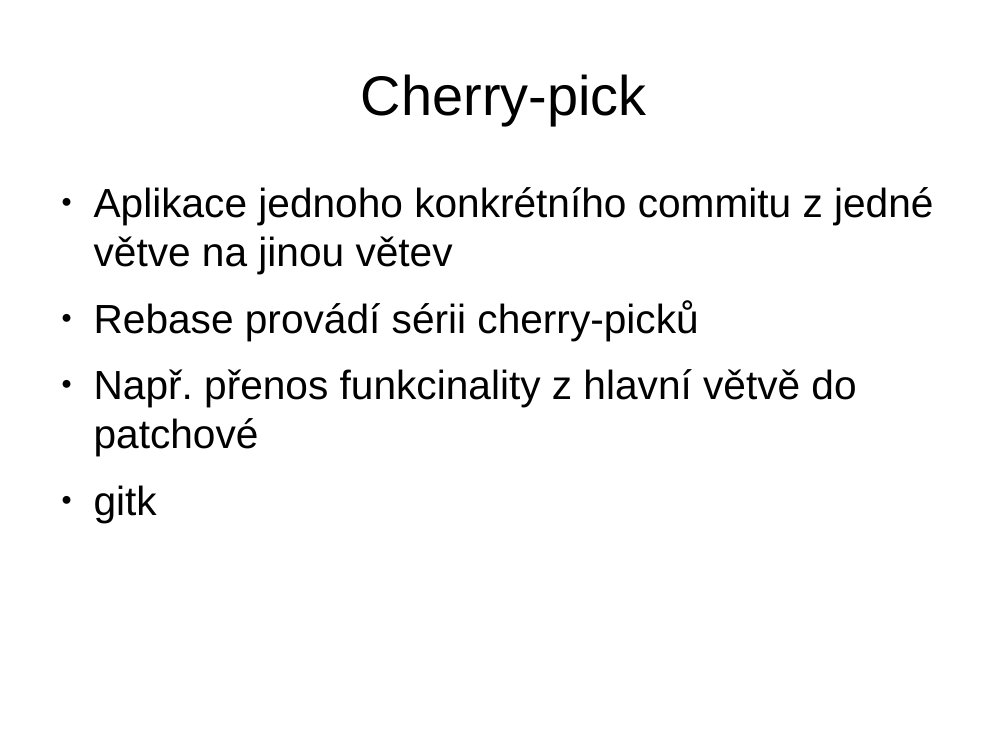
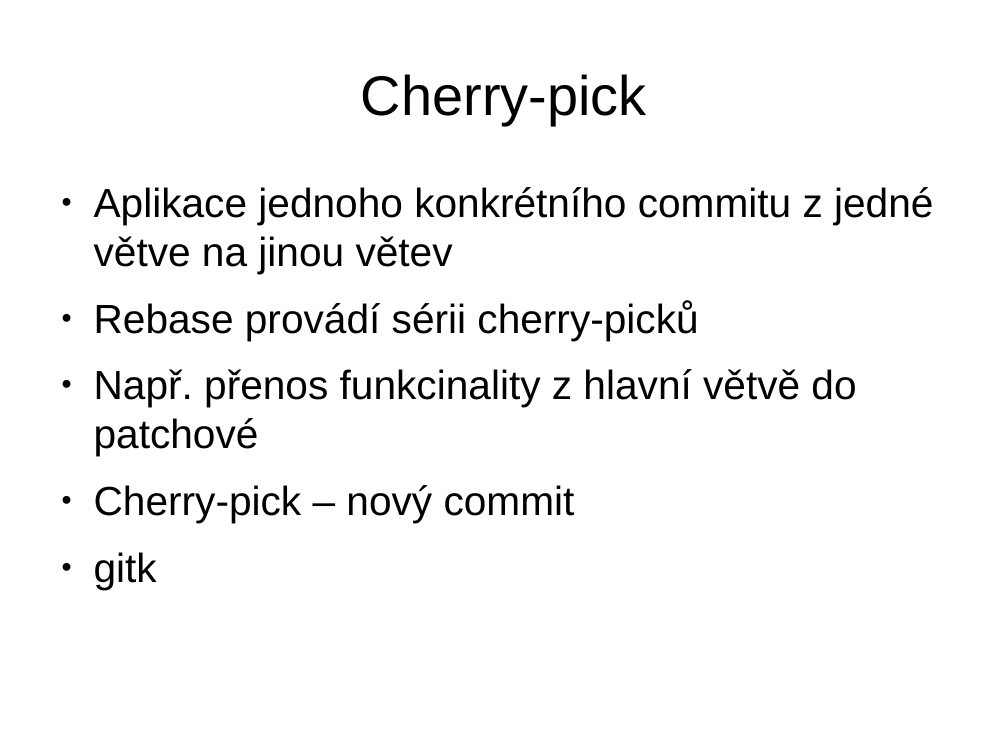
Before and after one commit to emesh7/gitlecture, a slide deck: slide 18 of Git pro začátečníky.odp. Drawn at 1008x756 pixels with LibreOffice and Linux fonts; fonts in the diff are those of the drawing. Boxes give left, top, right and bottom in pixels: in the first picture for what was removed or moved away, otherwise in the second. Text is boxed around its words. In the diff, an @@ line names an element or a change of style, - is before the commit and + after.

```diff
--- a/Git pro začátečníky.odp
+++ b/Git pro začátečníky.odp
@@ text at box(94, 485, 575, 523): paragraph added @@
+● Cherry-pick – nový commit
```
Also in this commit, not shown: 4 other slides changed, 1 other file.
